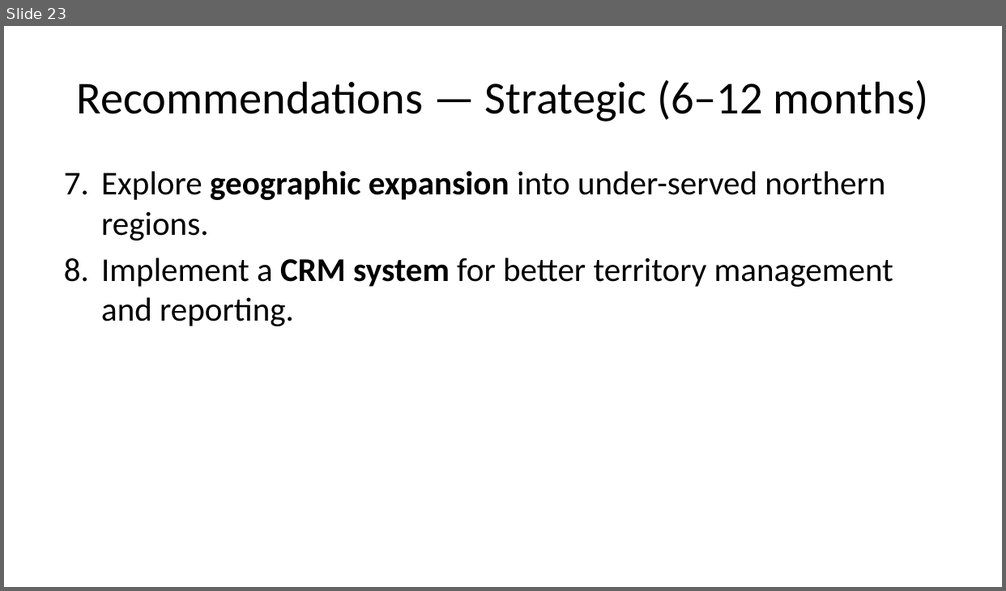
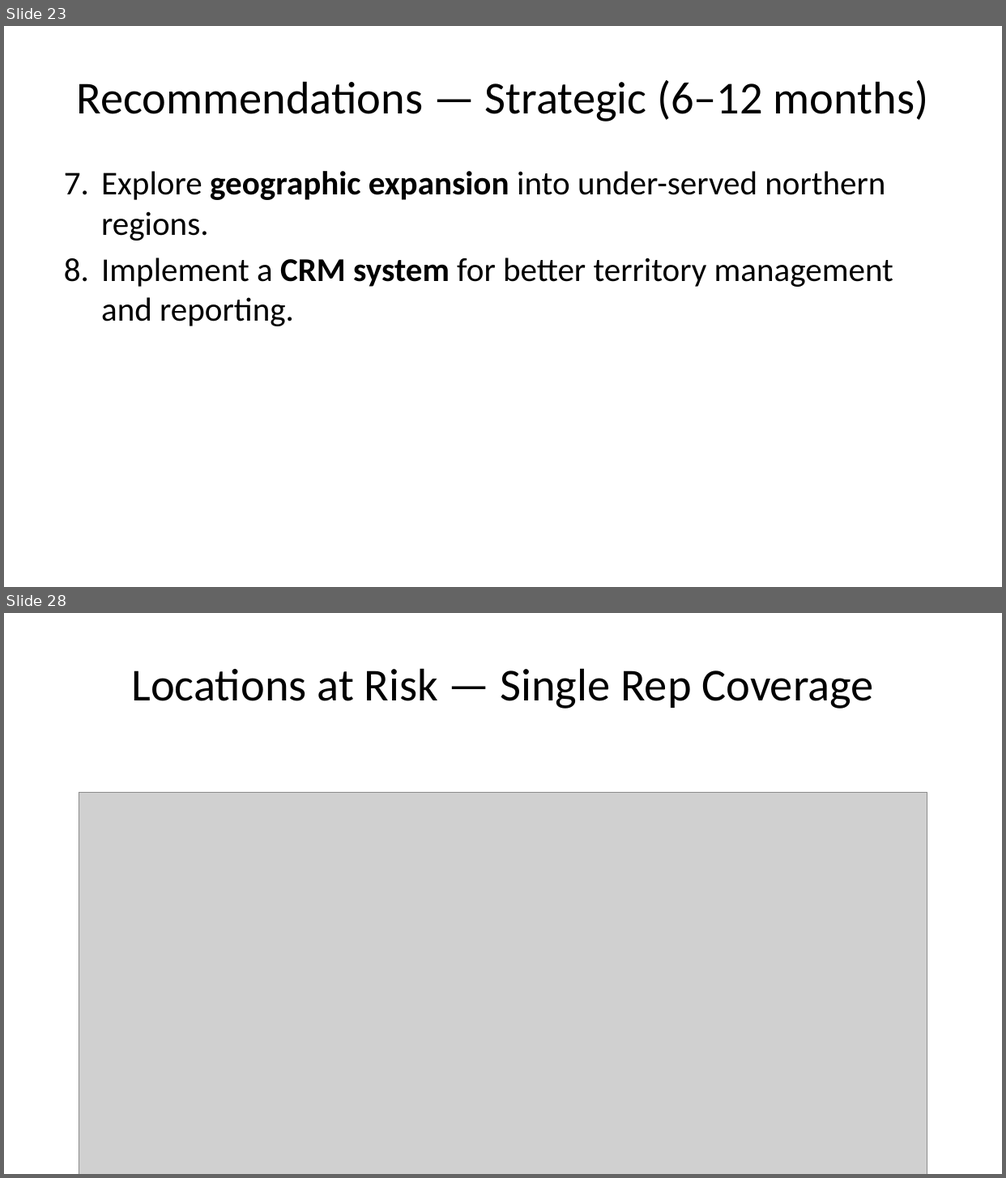
Before and after one commit to Akinbamioluwashola/Agro-bar-analysis, a slide deck: CEO_Presentation_PPTX.pptx. Shown one above the other, each under a label of ours: slide 23 before the commit, slides 23 and 28 after it; the slides between them are not shown. The pictures are 1006x591 and 1006x1178 pixels, drawn with LibreOffice and Linux fonts; fonts in the diff are those of the drawing; grey boxes stand for pictures. Boxes give left, top, right and bottom in pixels: in the first picture for what was removed or moved away, otherwise in the second. Text is boxed around its words. In the diff, an @@ line names an element or a change of style, - is before the commit and + after.

```diff
--- a/CEO_Presentation_PPTX.pptx
+++ b/CEO_Presentation_PPTX.pptx
@@ slide 28 added at [4,613,1002,1174], background #FFFFFF @@
@@ title added at [131,668,873,709], 33 pt, text #000000 @@
+Locations at Risk — Single Rep Coverage
@@ picture added at [79,793,927,1174] @@
```
Also in this commit, not shown: 1 slide changed, 8 other slides added, 1 other file.
